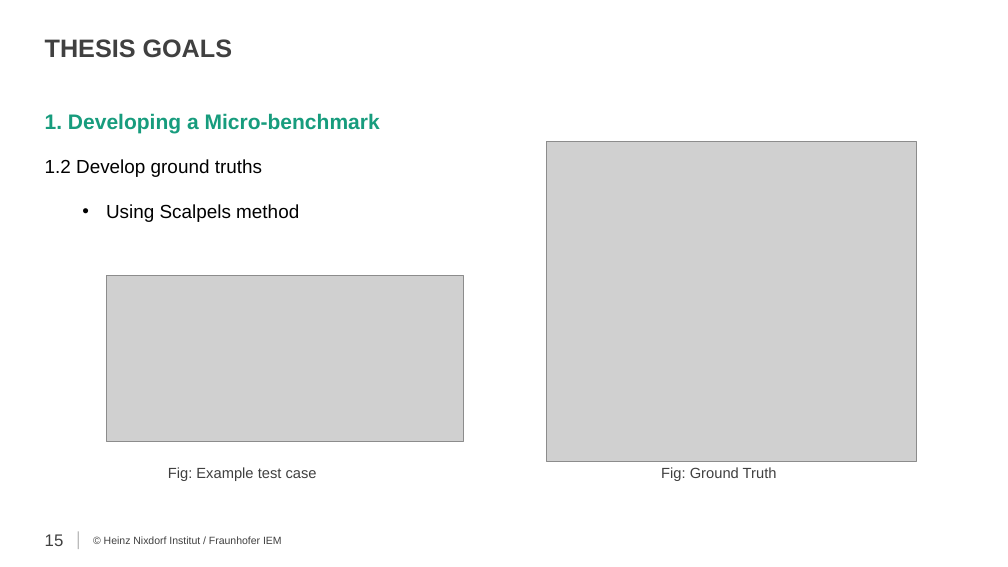
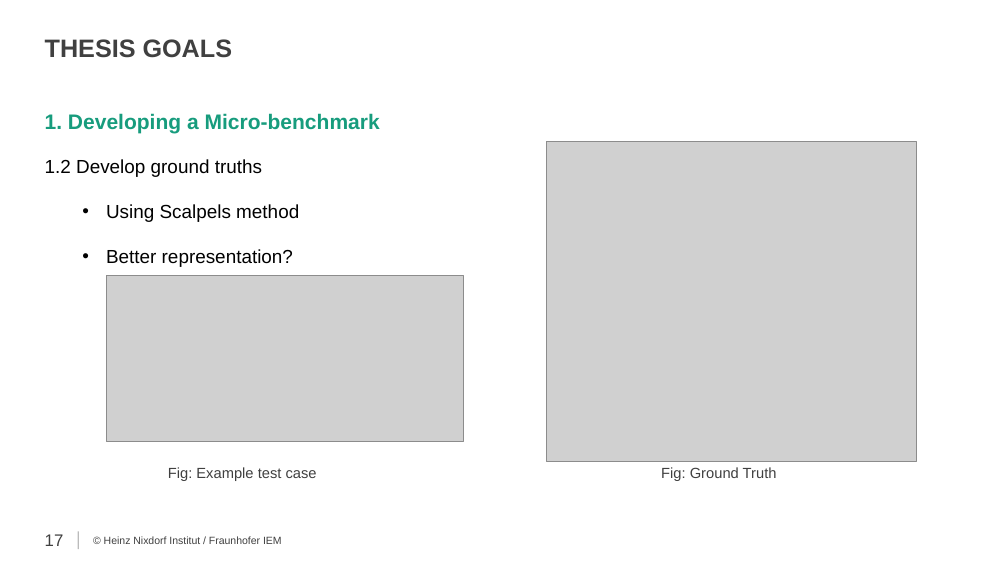
Before and after one commit to secure-software-engineering/TypeEvalPy, a slide deck: slide 17 of proposal/proposal_Samkutty.pptx (slide 15 before the commit). Drawn at 1008x567 pixels with LibreOffice and Linux fonts; fonts in the diff are those of the drawing; grey boxes stand for pictures; background and template pictures are left out. Boxes give left, top, right and bottom in pixels: in the first picture for what was removed or moved away, otherwise in the second. Text is boxed around its words. In the diff, an @@ line names an element or a change of style, - is before the commit and + after.

```diff
--- a/proposal/proposal_Samkutty.pptx
+++ b/proposal/proposal_Samkutty.pptx
@@ text at bbox=[106, 249, 293, 267]: paragraph added @@
+  • Better representation?
@@ page number at bbox=[45, 534, 64, 546]: text changed @@
-15
+17
```
Also in this commit, not shown: 10 other slides changed, 3 slides added.
